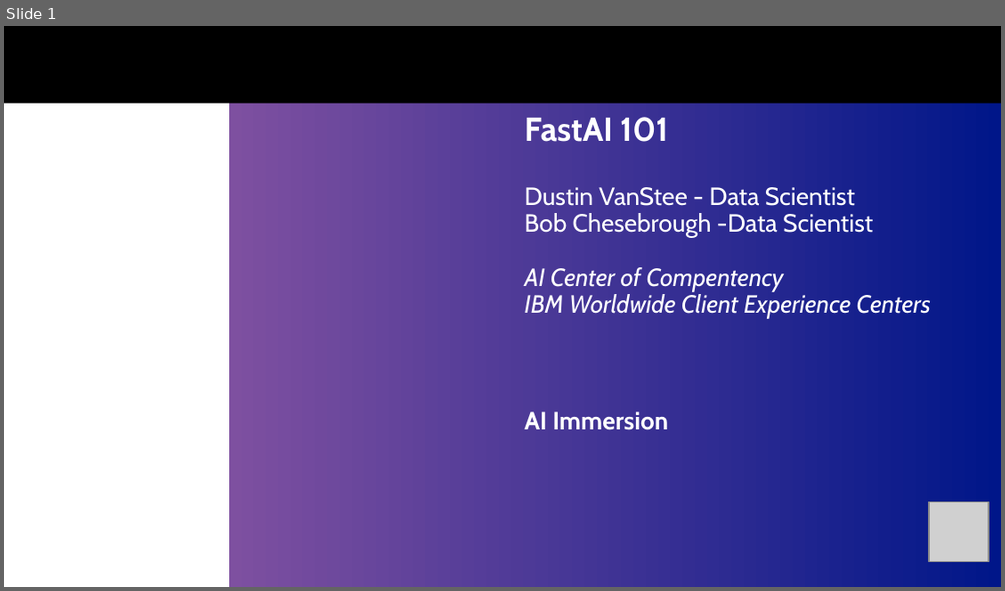
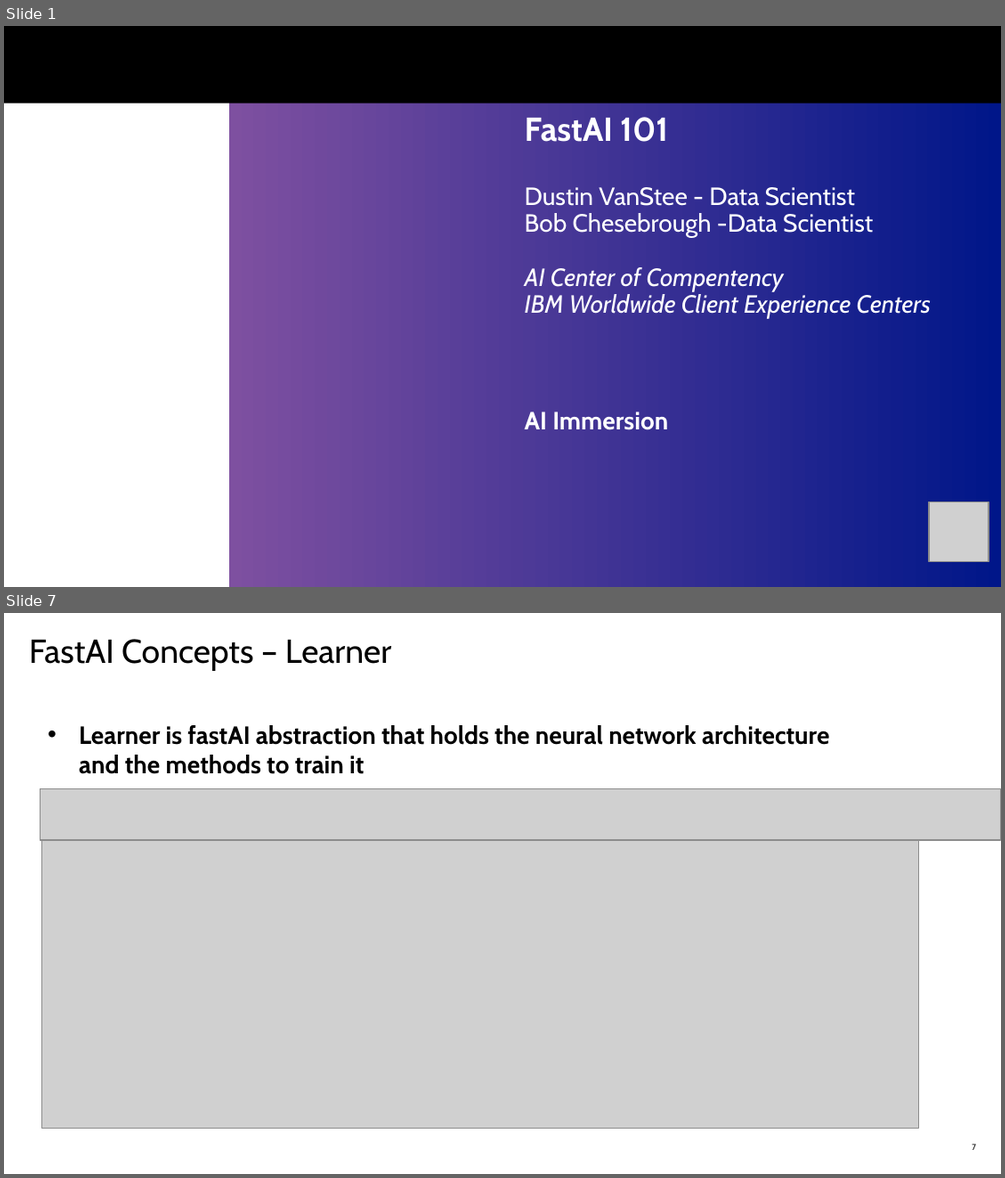
Before and after one commit to dustinvanstee/aicoc-ai-immersion, a slide deck: FastAI/FastAI-101.pptx. Shown one above the other, each under a label of ours: slide 1 before the commit, slides 1 and 7 after it; the slides between them are not shown. The pictures are 1005x591 and 1005x1178 pixels, drawn with LibreOffice and Linux fonts; fonts in the diff are those of the drawing; grey boxes stand for pictures; background and template pictures are left out. Boxes give left, top, right and bottom in pixels: in the first picture for what was removed or moved away, otherwise in the second. Text is boxed around its words. In the diff, an @@ line names an element or a change of style, - is before the commit and + after.

```diff
--- a/FastAI/FastAI-101.pptx
+++ b/FastAI/FastAI-101.pptx
@@ slide 7 added at [4,613,1001,1174], background #FFFFFF @@
@@ title added at [29,639,391,671], 24 pt, text #000000 @@
+FastAI Concepts – Learner
@@ text added at [79,725,829,774], 18 pt, text #000000, bold @@
+  • Learner is fastAI abstraction that holds the neural network architecture and the methods to train it
@@ picture added at [40,788,1001,839] @@
@@ picture added at [42,840,919,1128] @@
@@ page number added at [971,1143,976,1150], 6 pt, text #000000 @@
+7
```
Also in this commit, not shown: 1 slide changed, 9 other slides added, 1 slide removed, 2 other files.
